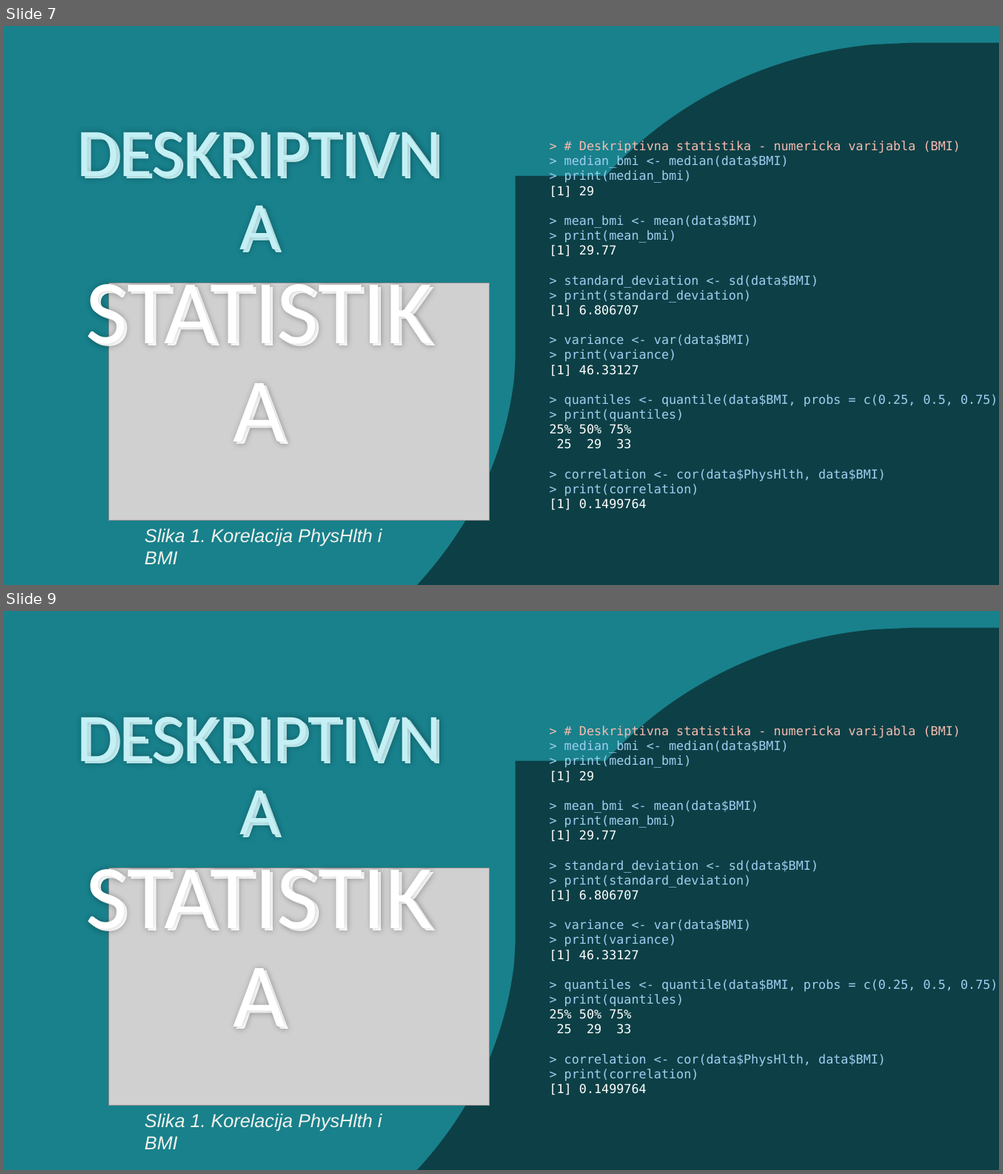
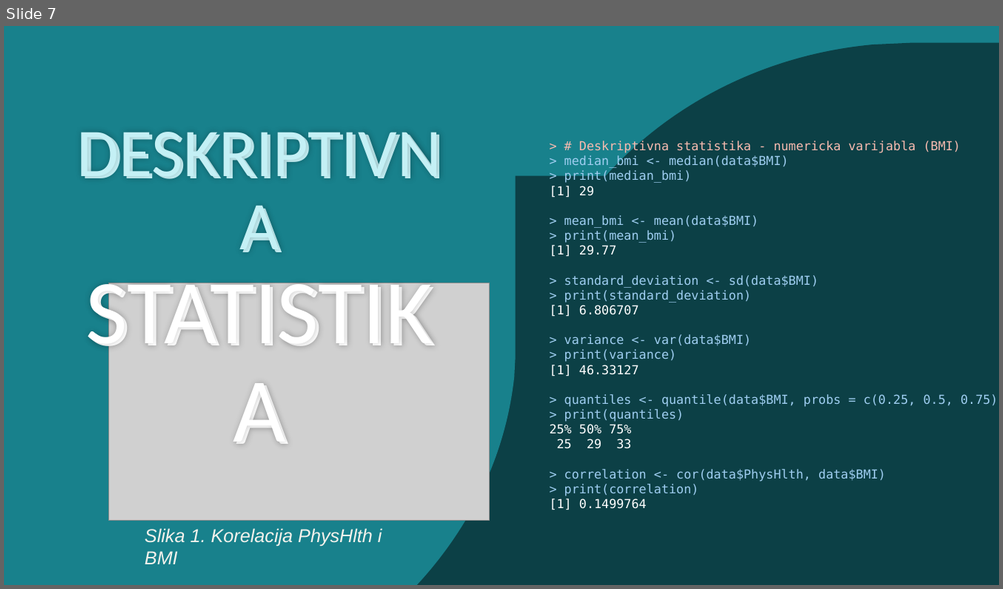
Before and after one commit to jfletcher20/diabetes-health-indicators-analysis, a slide deck: documentation/powerpoint/analysis-documentation.pptx. Shown one above the other, each under a label of ours: slides 7 and 9 before the commit, slide 7 after it; the slides between them are not shown. The pictures are 1003x1174 and 1003x589 pixels, drawn with LibreOffice and Linux fonts; fonts in the diff are those of the drawing; grey boxes stand for pictures. Boxes give left, top, right and bottom in pixels: in the first picture for what was removed or moved away, otherwise in the second. Text is boxed around its words. In the diff, an @@ line names an element or a change of style, - is before the commit and + after.

```diff
--- a/documentation/powerpoint/analysis-documentation.pptx
+++ b/documentation/powerpoint/analysis-documentation.pptx
@@ slide 9 removed at [4,611,999,1170], background #18818C; not listed: 2 template elements that a slide beside it also shows @@
@@ freeform shape removed at [4,611,515,1170] @@
@@ freeform shape removed at [515,627,999,1170] @@
@@ text removed at [56,701,470,885] @@
-DESKRIPTIVNA
-STATISTIKA
@@ text removed at [549,726,999,1096] @@
-> # Deskriptivna statistika - numericka varijabla (BMI)
-> median_bmi <- median(data$BMI)
-> print(median_bmi)
-[1] 29
-> mean_bmi <- mean(data$BMI)
-> print(mean_bmi)
-[1] 29.77
-> standard_deviation <- sd(data$BMI)
-> print(standard_deviation)
-[1] 6.806707
-> variance <- var(data$BMI)
-> print(variance)
-[1] 46.33127
-> quantiles <- quantile(data$BMI, probs = c(0.25, 0.5, 0.75))
-> print(quantiles)
-25% 50% 75%
-25 29 33
-> correlation <- cor(data$PhysHlth, data$BMI)
-> print(correlation)
-[1] 0.1499764
@@ text removed at [579,726,751,739] @@
-DESKRIPTIVNA
-STATISTIKA
@@ freeform shape removed at [137,761,999,1170] @@
@@ picture removed at [108,869,489,1105] @@
@@ text removed at [145,1113,382,1150] @@
-Slika 1. Korelacija PhysHlth i BMI
```
Also in this commit, not shown: 4 slides changed, 1 other slide removed, 1 other file.
